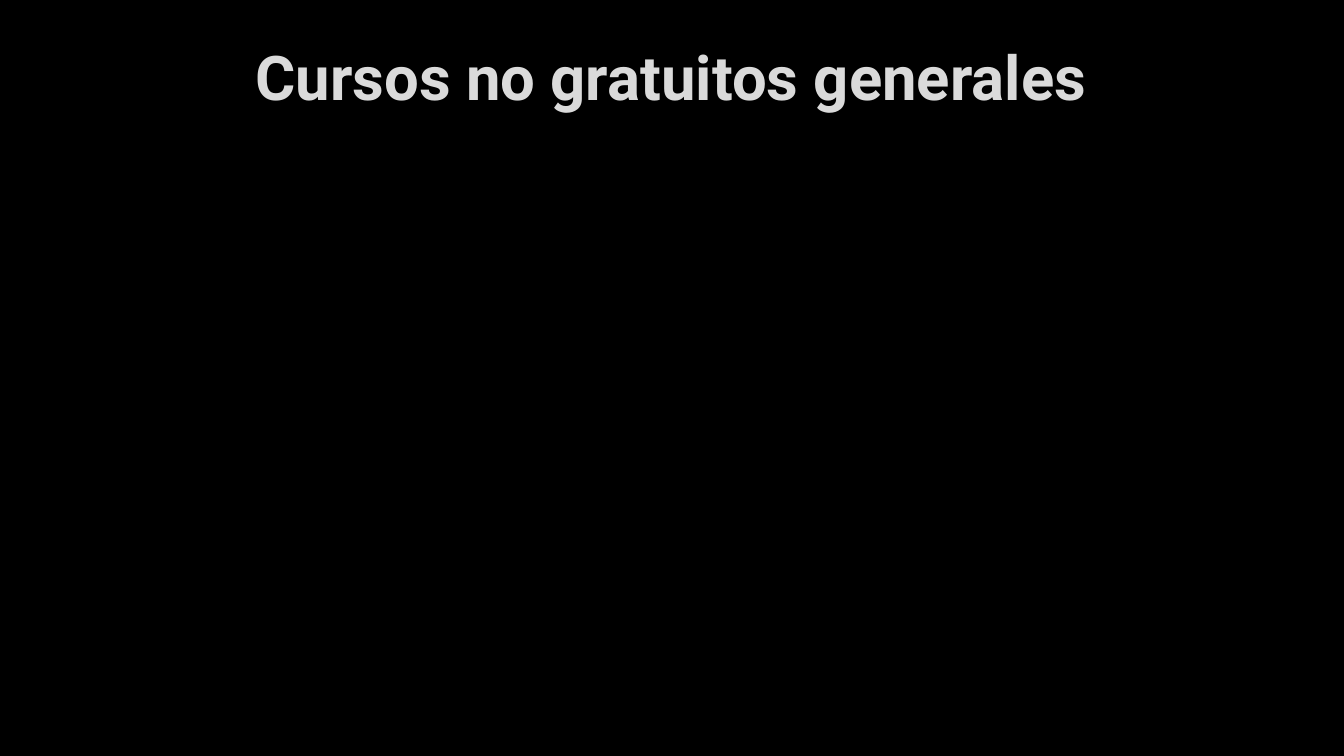
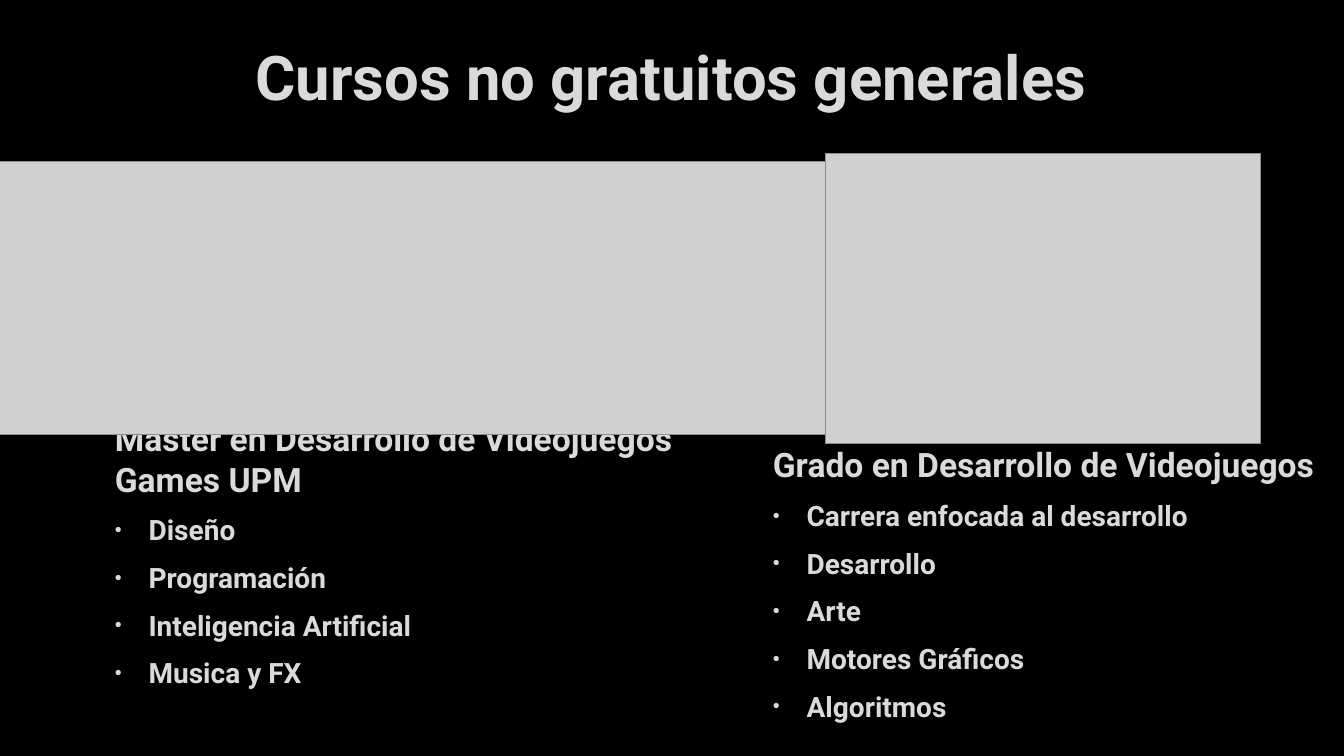
Before and after one commit to laiapc/TG1, a slide deck: slide 7 of Presentación TG1.pptx. Drawn at 1344x756 pixels with LibreOffice and Linux fonts; fonts in the diff are those of the drawing; grey boxes stand for pictures; background and template pictures are left out. Boxes give left, top, right and bottom in pixels: in the first picture for what was removed or moved away, otherwise in the second. Text is boxed around its words. In the diff, an @@ line names an element or a change of style, - is before the commit and + after.

```diff
--- a/Presentación TG1.pptx
+++ b/Presentación TG1.pptx
@@ picture added at bbox=[0, 162, 880, 436] @@
@@ picture added at bbox=[826, 153, 1261, 444] @@
@@ text added at bbox=[115, 434, 672, 689], 20 pt, text #DADADA, bold @@
+Master en Desarrollo de Videojuegos Games UPM
+• Diseño
+• Programación
+• Inteligencia Artificial
+• Musica y FX
@@ text added at bbox=[773, 451, 1314, 723], 20 pt, text #DADADA, bold @@
+Grado en Desarrollo de Videojuegos
+• Carrera enfocada al desarrollo
+• Desarrollo
+• Arte
+• Motores Gráficos
+• Algoritmos
```
Also in this commit, not shown: 4 other slides changed, 2 slides added, 2 slides removed, 1 other file.
